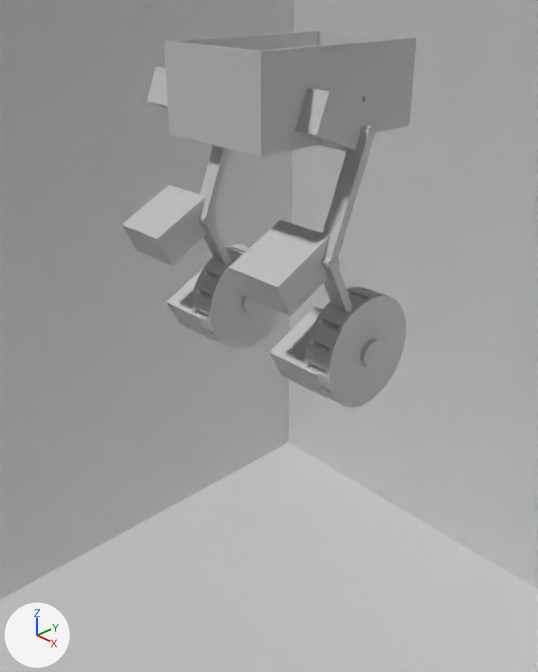
Renders of the Blender file blender-project/renders/model_dual_wheel_legged_robot.blend from each side of a commit.
Camera for both pictures: a 50 mm camera at (0.286, -0.286, 0.234) aimed at (-0.019, 0.0, 0.029). The axes (+X, +Y, +Z) are drawn at lower left. The lights are the same throughout. The picture after the commit comes second. Both versions are drawn at frame 195 of the action 'DWLR_ChassisAction'; the numbers are the values there.

In view in the first picture: 'Cube', 'DWLR_Chassis', 'DWLR_L_KneeServo_Body', 'DWLR_L_UpperLeg', 'DWLR_L_WheelActuator_Body', 'DWLR_L_WheelHub', 'DWLR_R_HipServo_Body', 'DWLR_R_KneeServo_Body', 'DWLR_R_LowerLeg', 'DWLR_R_UpperLeg', 'DWLR_R_WheelActuator_Body', 'DWLR_R_WheelHub' and 7 more.
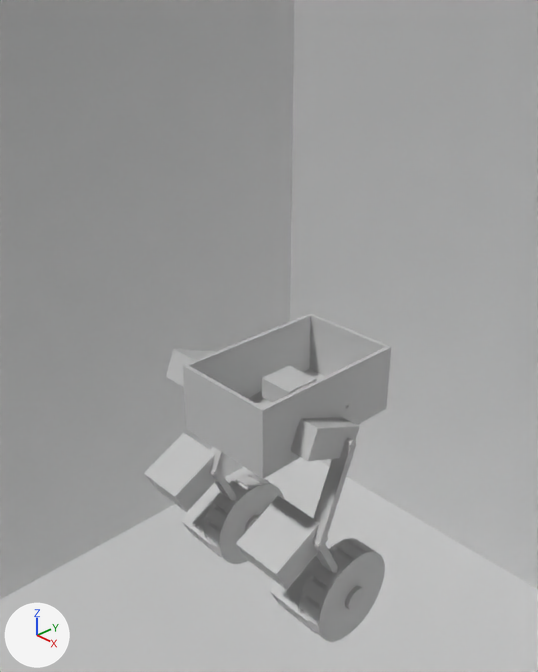
What differs and where, as boxes [x1, y1, x2, y2] in the pictures (538 x 672 px):
'DWLR_Chassis', moved: before [164, 30, 416, 157]; after [183, 313, 391, 479]
'DWLR_R_WheelHub', moved: before [305, 287, 406, 407]; after [299, 538, 385, 642]
'DWLR_R_KneeServo_Body', moved: before [229, 220, 341, 316]; after [236, 495, 328, 590]
'DWLR_L_WheelHub', moved: before [192, 244, 281, 349]; after [204, 474, 284, 564]
'DWLR_L_KneeServo_Body', moved: before [122, 185, 218, 265]; after [144, 433, 226, 512]
'DWLR_R_HipServo_Body', moved: before [295, 88, 379, 151]; after [290, 417, 360, 461]
'DWLR_R_UpperLeg', moved: before [322, 132, 375, 264]; after [313, 445, 356, 546]
'DWLR_R_WheelActuator_Body', moved: before [270, 306, 327, 398]; after [270, 555, 319, 634]
'DWLR_L_WheelActuator_Body', moved: before [167, 269, 214, 340]; after [181, 484, 221, 557]
'DWLR_L_UpperLeg', moved: before [200, 145, 231, 220]; after [211, 446, 225, 474]
'DWLR_L_HipServo_Body', moved: before [147, 67, 168, 109]; after [166, 349, 217, 387]
'DWLR_R_LowerLeg', moved: before [324, 262, 352, 312]; after [314, 543, 338, 574]
'DWLR_ATOM_S3', moved (not visible before): after [262, 365, 317, 402]
'DWLR_L_LowerLeg', moved: before [201, 218, 231, 264]; after [212, 472, 237, 501]
'DWLR_R_WheelHub_Hub', moved: before [360, 339, 383, 368]; after [345, 586, 365, 610]
'DWLR_L_WheelHub_Hub', moved (mostly hidden): before [241, 296, 262, 314]; after [245, 515, 260, 532]
'DWLR_R_HipServo_Spline', moved: before [360, 125, 375, 135]; after [344, 438, 356, 448]
'DWLR_R_KneeServo_Spline', moved: before [322, 257, 332, 268]; after [312, 540, 320, 549]
'DWLR_MotorDriverPCB', moved (not visible before): after [253, 396, 272, 407]
'DWLR_L_KneeServo_Spline', moved: before [199, 215, 207, 225]; after [210, 469, 216, 477]

Edits to the bpy script that builds the scene:
```text
Change ob_dwlr_chassis:
    ob_dwlr_chassis.location: (0.0, 0.0, 0.18) -> (0.0, 0.0, -0.0004)
```
